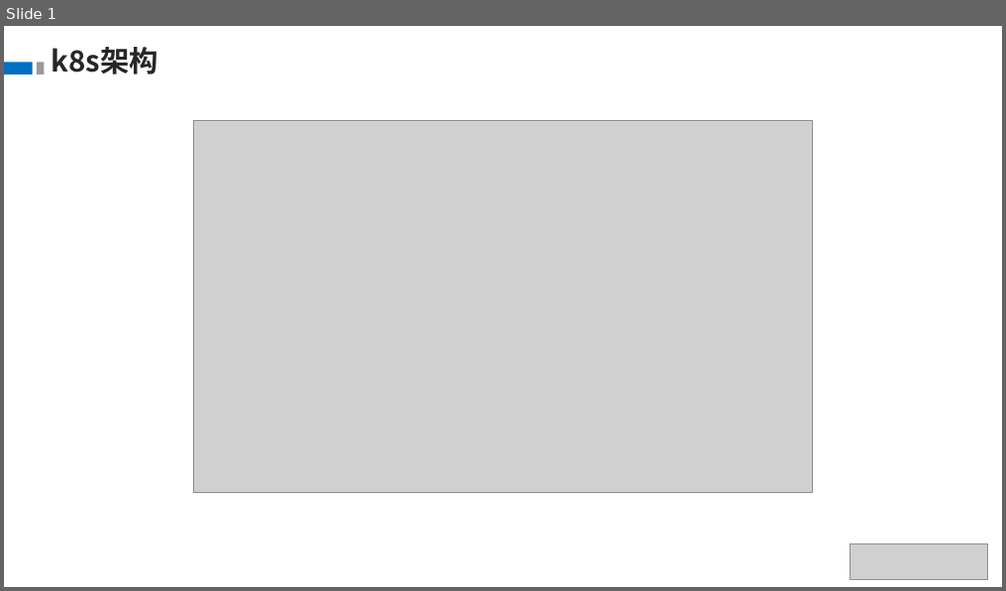
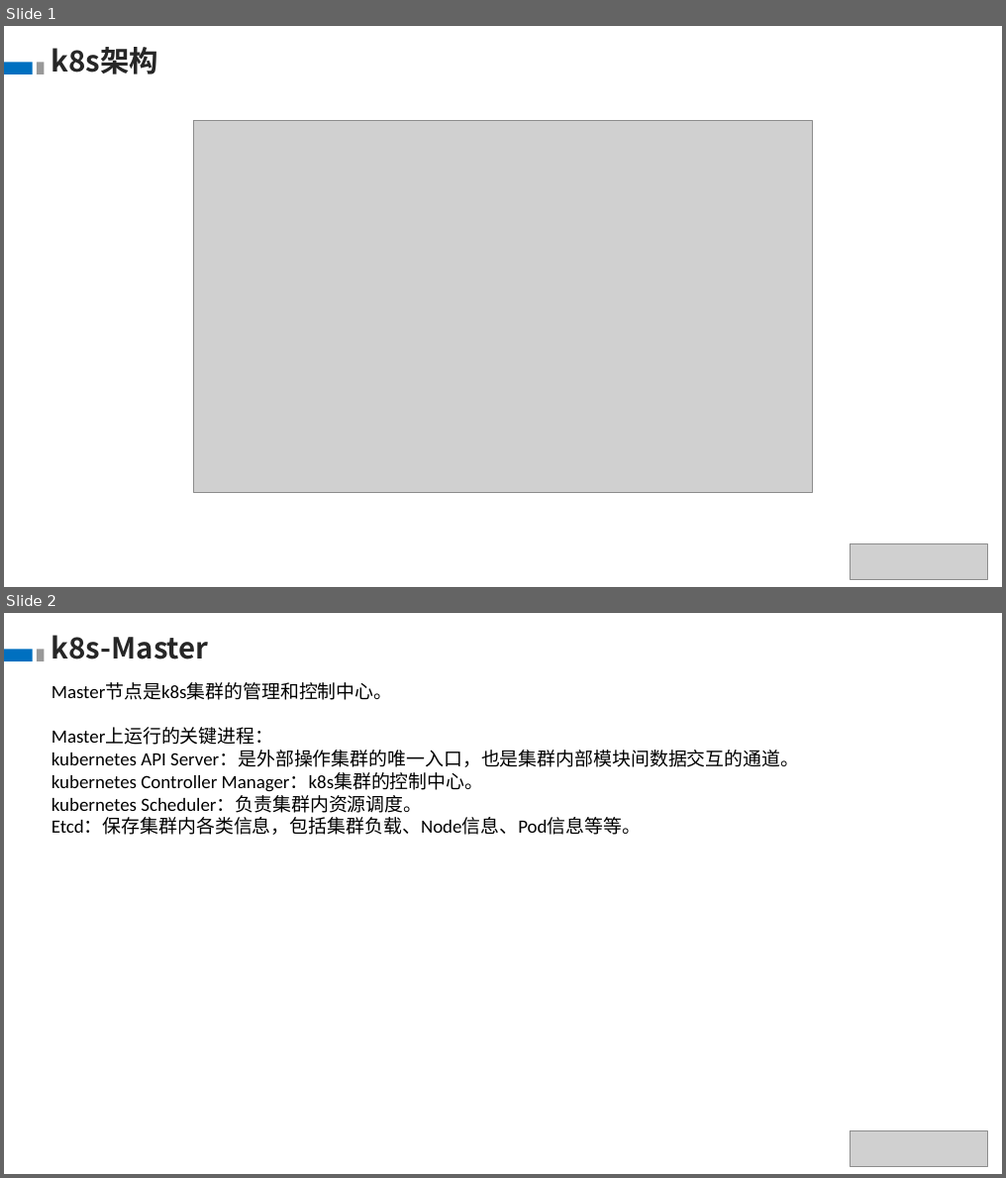
Before and after one commit to theDEADpool/data_structure, a slide deck: k8s.pptx. Shown one above the other, each under a label of ours: slide 1 before the commit, slides 1 and 2 after it. The pictures are 1006x591 and 1006x1178 pixels, drawn with LibreOffice and Linux fonts; fonts in the diff are those of the drawing; grey boxes stand for pictures. Boxes give left, top, right and bottom in pixels: in the first picture for what was removed or moved away, otherwise in the second. Text is boxed around its words. In the diff, an @@ line names an element or a change of style, - is before the commit and + after.

```diff
--- a/k8s.pptx
+++ b/k8s.pptx
@@ slide 2 added at <box>4,613,1002,1174</box>, background #FFFFFF @@
@@ text added at <box>52,635,209,660</box>, 28 pt, text #262626, bold @@
+k8s-Master
@@ rectangle added at <box>4,649,33,662</box>, fill #0070C0 @@
@@ rectangle added at <box>37,649,44,662</box>, fill #999999 @@
@@ text added at <box>52,683,799,835</box>, 18 pt, text #000000 @@
+Master节点是k8s集群的管理和控制中心。
+Master上运行的关键进程：
+kubernetes API Server：是外部操作集群的唯一入口，也是集群内部模块间数据交互的通道。
+kubernetes Controller Manager：k8s集群的控制中心。
+kubernetes Scheduler：负责集群内资源调度。
+Etcd：保存集群内各类信息，包括集群负载、Node信息、Pod信息等等。
@@ picture added at <box>849,1132,988,1167</box> @@
```
Also in this commit, not shown: 1 slide changed, 3 other slides added.
